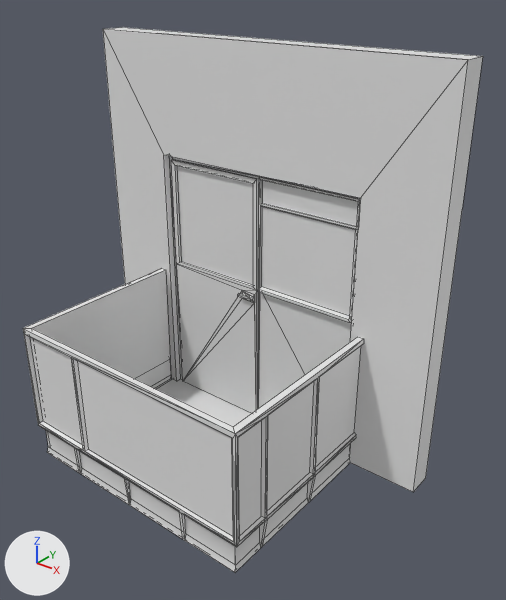
What one commit did to the FBX model Assets/Import folder/balcony.fbx.
Camera for both pictures: a 50 mm camera at (4.584, -4.047, 3.487) aimed at (1.828, -0.602, 1.351). Every picture has the same lights, and +X, +Y and +Z are marked at lower left. The first picture is the older version. Mesh edges are drawn as thin lines. Where no turn or scale is listed for an object, it has been applied to the vertices.

Objects in the first picture: 'balcony'.
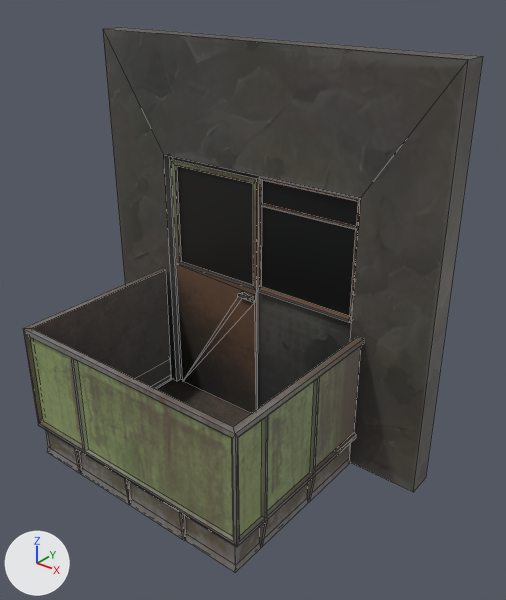
Commit message: balcony update

Where the newer file only moved an object's origin or applied its transform, the numbers keep the older frame.

Edits to the scene script, one JSON object a line:
```json
{"op": "add", "block": "img_balcony_balcony_wall_diffuse_png", "code": ["img_balcony_balcony_wall_diffuse_png = load_image('balcony_balcony_wall_diffuse.png', 'balcony_balcony_wall_diffuse.png', 2048, 2048, 'sRGB')"]}
{"op": "add", "block": "img_balcony_balcony_normalmap_png", "code": ["img_balcony_balcony_normalmap_png = load_image('balcony_balcony_normalmap.png', 'balcony_balcony_normalmap.png', 2048, 2048, 'Non-Color')"]}
{"op": "add", "block": "mat_openpbr_shader4", "code": ["mat_openpbr_shader4 = bpy.data.materials.new('openPBR_shader4')", "# uses the picture img_balcony_balcony_normalmap_png", "# uses the picture img_balcony_balcony_wall_diffuse_png"]}
{"block": "me_mesh", "where": "# used by ob_balcony; location = (-0.006, -0.199, 0.005)"}
{"op": "remove", "block": "me_mesh", "code": "me_mesh.from_pydata(...)  # 259 vertices, 260 faces; spans x 0.01..3.01, y -1.4..0.2, z -0.09..2.99"}
{"op": "add", "block": "me_mesh", "code": "me_mesh.from_pydata(...)  # 258 vertices, 210 faces; spans x 0.01..3.01, y -1.4..0.2, z -0.09..2.99"}
{"block": "me_mesh", "change": "me_mesh part 1"}
{"block": "me_mesh", "change": "1 vertex is removed from x 3.01, y 0.2, z 2.09"}
{"block": "me_mesh", "change": "84 faces are deleted"}
{"block": "me_mesh", "change": "34 new faces join them"}
{"block": "me_mesh", "change": "me_mesh part 2: 176 faces spanning x 0.01..3.01, y -1.4..0.2, z -0.09..2.99 switch from mat_openpbr_shader1 (white #e7e7e7) to mat_openpbr_shader4"}
```

Where the change shows, as pixel boxes (x1, y1, x2, y2) in the pictures (506 x 600 px):
```json
{"part": 1, "of": "me_mesh", "change": "reshaped", "before": [23, 56, 483, 547], "after": [23, 56, 483, 547]}
{"part": 2, "of": "me_mesh", "change": "recoloured", "before": [23, 27, 481, 572], "after": [23, 27, 481, 572], "on screen": "white to black"}
```
